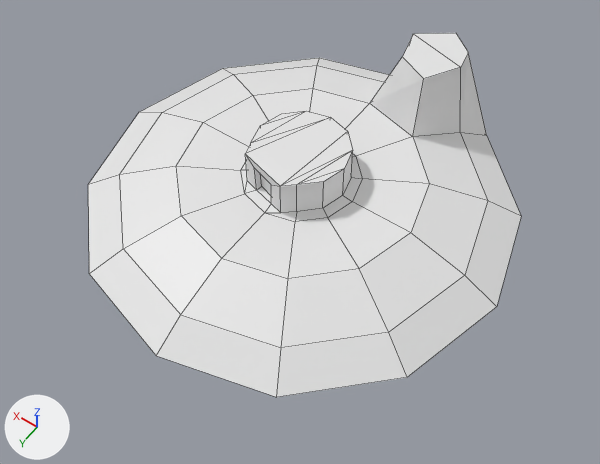
One commit to the Blender file Blender/B_CookingTutorialIsland.blend: the scene before it, then after it.
Both versions are drawn from a camera (50 mm lens) standing at (-224.0, 315.0, 436.0) and looking at (-18.0, 28.0, -16.0). Lighting does not change. The marker at lower left points along +X, +Y and +Z. The picture after the commit comes second. Mesh edges are drawn as thin lines.

Script lines for the objects in view, before the commit:
```python
me_cylinder = bpy.data.meshes.new('Cylinder')
me_cylinder.from_pydata(...)  # 86 vertices, 84 faces; spans x -156.0..156.0, y -156.0..156.0, z -21.0..50.0
ob_cylinder = bpy.data.objects.new('Cylinder', me_cylinder)
ob_cylinder.location = (0.0, 0.0, 0.0)
```
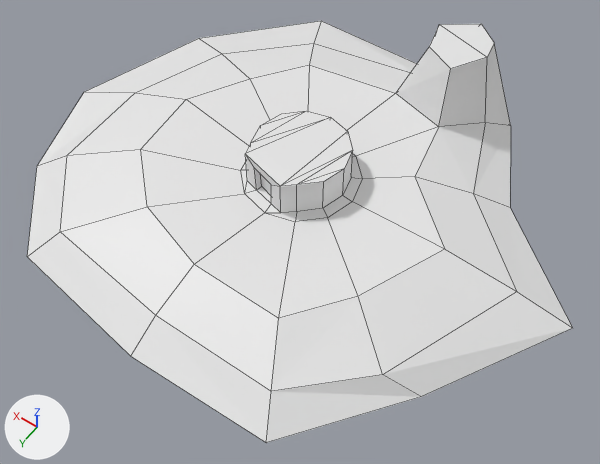
The change, as a diff of the scene's bpy script:
```diff
--- a/Blender/B_CookingTutorialIsland.blend.py
+++ b/Blender/B_CookingTutorialIsland.blend.py
@@ me_cylinder @@
 # used by ob_cylinder; location = (0.0, 0.0, 0.0)
-me_cylinder.from_pydata(...)  # 86 vertices, 84 faces; spans x -156.0..156.0, y -156.0..156.0, z -21.0..50.0
+me_cylinder.from_pydata(...)  # 86 vertices, 84 faces; spans x -203.0..207.0, y -176.0..165.0, z -21.0..50.0
+# me_cylinder part 1: 42 of 86 vertices moved; they spanned x -156.0..156.0, y -156.0..156.0, z -21.0..50.0 and now span x -203.0..207.0, y -176.0..165.0, z -21.0..50.0; mean shift (6.0, -4.0, 0.0); largest move (156.0, 0.0, -21.0) -> (207.0, 8.0, -21.0)
```

Pixel boxes [x1, y1, x2, y2] of what changed, in the pictures (600 x 464 px):
'Cylinder', reshaped (26% wider, 16% taller): before [88, 33, 521, 397]; after [27, 21, 573, 443]
